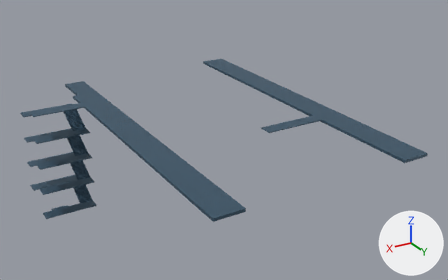
The glTF model assets/city/vertical-v02/graybox/v02-02-06-deck.glb: old version first, new version second.
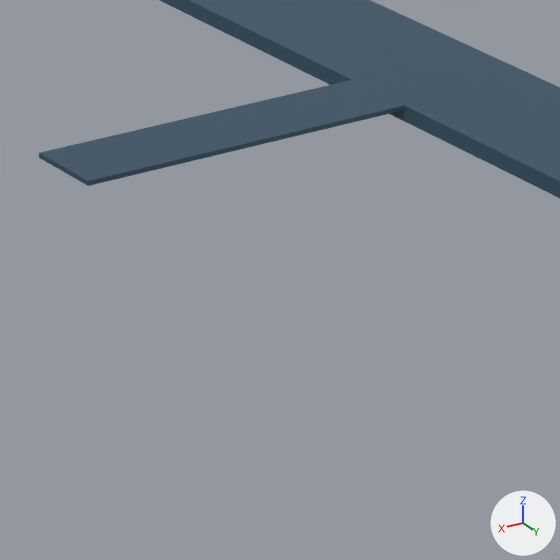
Old and new are each drawn whole from a 50 mm lens placed at (140.3, -277.9, 132.8), pointed at (74.3, -387.9, 77.8) and again close up on the part from 57% to 78% of the width and 36% to 70% of the height. The axes (+X, +Y, +Z) are drawn at lower right. The lights are the same throughout. The last two pictures show the newer version. Vertices at exactly the same position are counted once.

In view in the first close-up: 'v02-02-06-deck'.
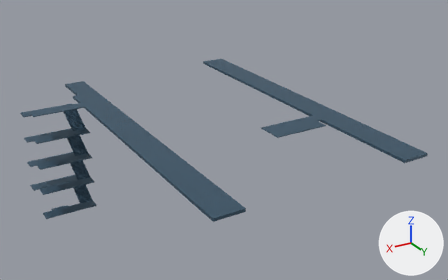
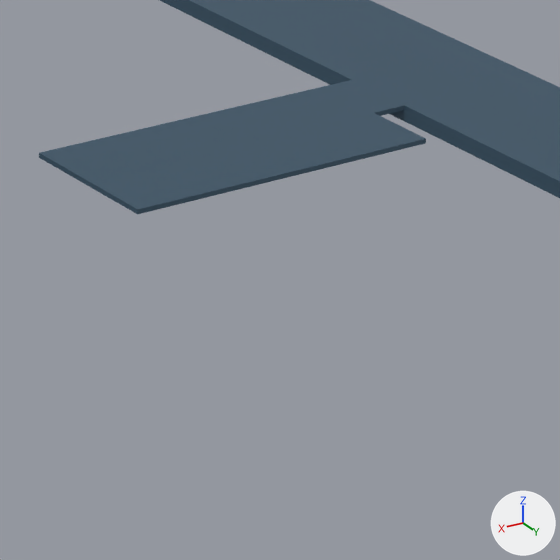
Edits to the bpy script that builds the scene:
```text
Change me_v02_02_06_deck:
    used by ob_v02_02_06_deck; location = (0.0, 0.0, 0.0)
    remove me_v02_02_06_deck.from_pydata(...)  # 1378 vertices, 2112 faces; spans x 52.0..110.8, y -426.5..-350.0, z 56.1..84.0
    add me_v02_02_06_deck.from_pydata(...)  # 1382 vertices, 2122 faces; spans x 52.0..110.8, y -426.5..-350.0, z 56.1..84.0
    me_v02_02_06_deck part 1
    2 faces are deleted
    4 vertices are added at (59.4, -371.1, 83.8), (59.4, -371.1, 84.0), (71.8, -371.1, 83.8), (71.8, -371.1, 84.0)
    12 new faces join them
```

Boxes (x1, y1, x2, y2) around the edits, measured in the close-ups (560 x 560 px):
'v02-02-06-deck', reshaped
    before: (39, 0, 560, 198)
    after: (39, 0, 560, 214)
part 1 of me_v02_02_06_deck, built on
    before: (88, 113, 374, 186)
    after: (88, 113, 426, 214)
